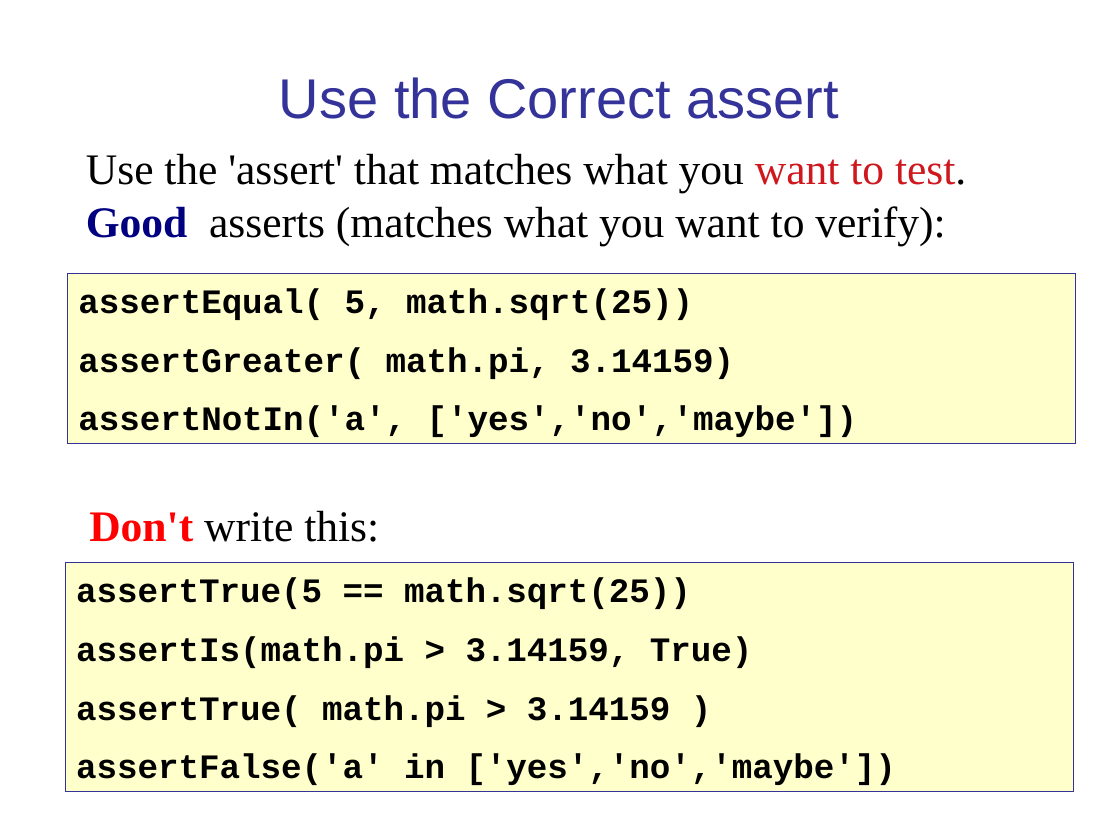
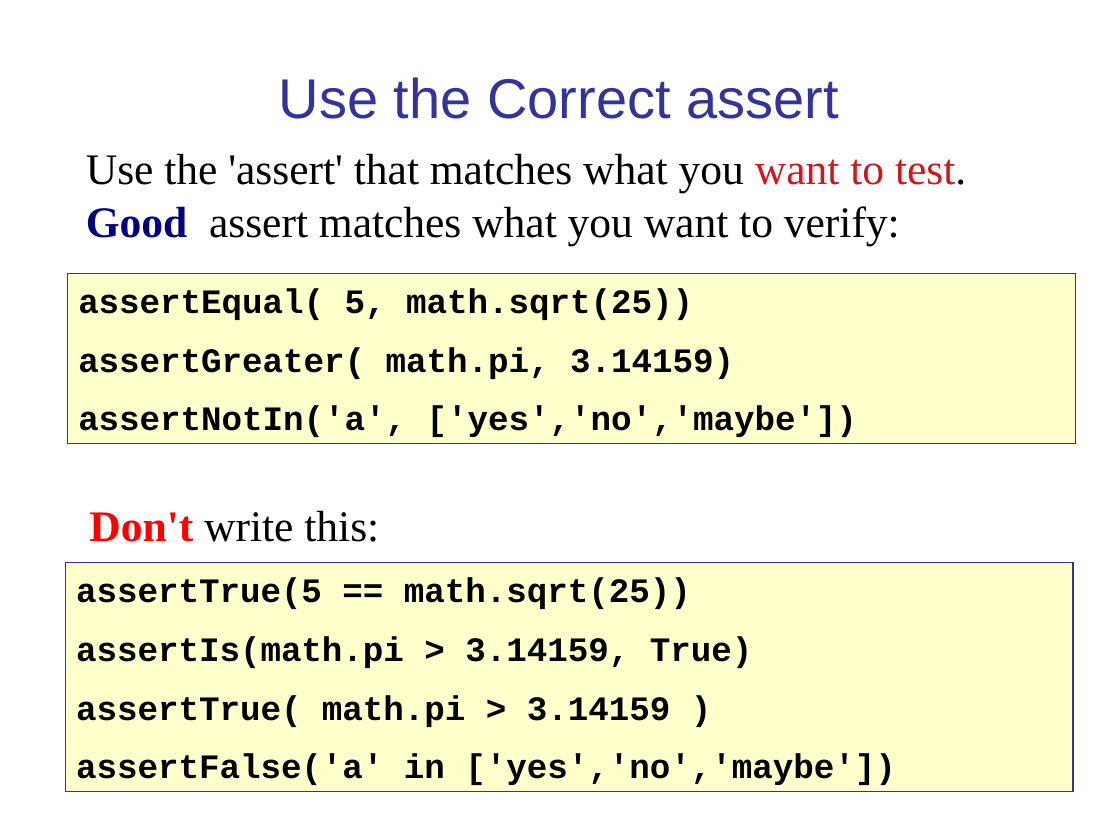
Before and after one commit to cpske/ISP, a slide deck: slide 15 of testing/Python-Unit-Testing.pptx. Drawn at 1120x840 pixels with LibreOffice and Linux fonts; fonts in the diff are those of the drawing. Boxes give left, top, right and bottom in pixels: in the first picture for what was removed or moved away, otherwise in the second. Text is boxed around its words. In the diff, an @@ line names an element or a change of style, - is before the commit and + after.

```diff
--- a/testing/Python-Unit-Testing.pptx
+++ b/testing/Python-Unit-Testing.pptx
@@ text in free at (86, 206, 900, 245): text changed @@
-Good asserts (matches what you want to verify):
+Good assert matches what you want to verify:
```
Also in this commit, not shown: 13 other slides changed, 3 slides added, 2 slides removed, 25 other files.
